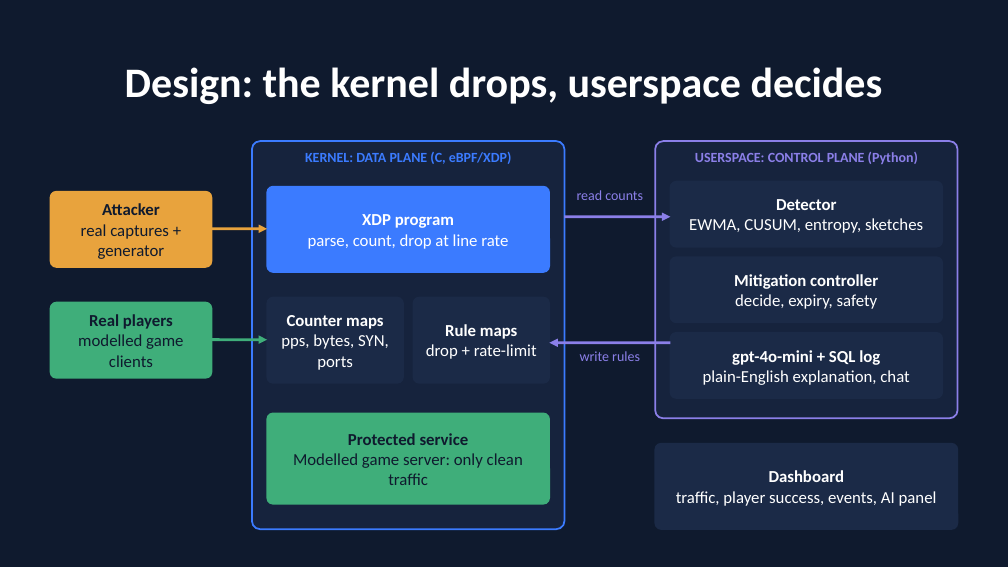
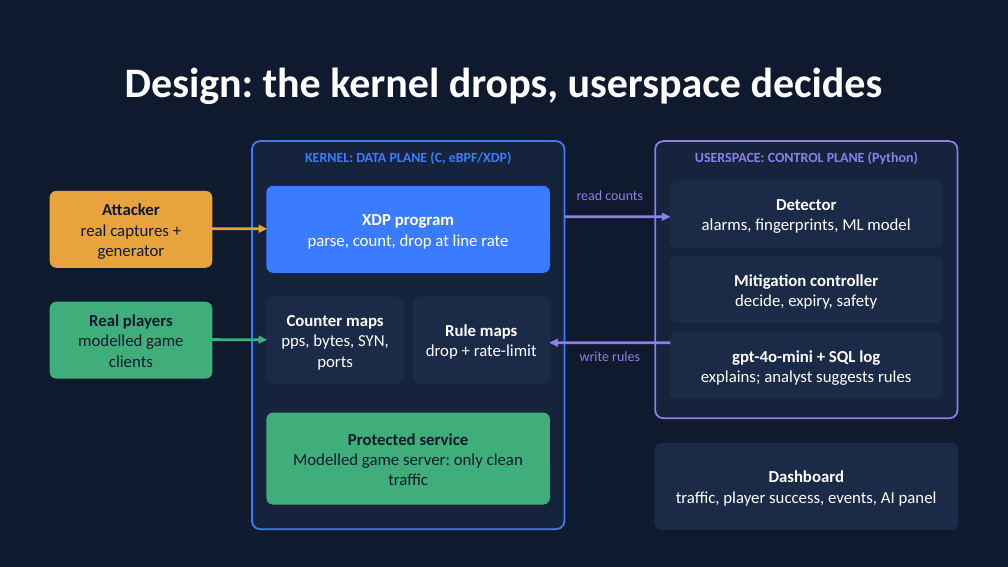
Before and after one commit to SushrithKbtech/shieldwall, a slide deck: slide 4 of docs/ShieldWall_presentation.pptx. Drawn at 1008x567 pixels with LibreOffice and Linux fonts; fonts in the diff are those of the drawing. Boxes give left, top, right and bottom in pixels: in the first picture for what was removed or moved away, otherwise in the second. Text is boxed around its words. In the diff, an @@ line names an element or a change of style, - is before the commit and + after.

Commit message:
Finish the three-tier cascade: SYN-ACK mitigation, ML on real captures, live analyst
- Kernel: count SYN-ACKs and match them in a rule (RULE_SYNACK); the controller rate-limits
  SYN-ACK reflection from unknown sources. ML-named attacks now map to the same rules as
  fingerprinted ones, so an attack the ML tier names is actually blocked.
- ML tier: features the live kernel path can provide (SYN-ACK share replaces destination-port
  entropy), shieldwall ml-train with real-capture scoring and a window cache, confidence-aware
  results; the shipped model learns from simulated traffic only (training on the development
  captures did worse on the held-out ones, both reported). Pinned to scikit-learn 1.7.2.
- Tier 3: packet sampler so the analyst runs under shieldwall live; analyst field guide, null-text
  parsing, heuristic prefers reflection evidence over blocking a public resolver;
  shieldwall analyst-eval (gpt-4o-mini vs heuristic).
- Results: held-out rerun (SYN-ACK now named and blocked), SYN-ACK capture through the real
  kernel, 200-trial metrics with and without the ML tier, analyst evaluation.
- Tests for the ML tier, cascade routing and analyst; CI runs them with and without the model.
- Dashboard, README, talk script, runbook and slides updated.

```diff
--- a/docs/ShieldWall_presentation.pptx
+++ b/docs/ShieldWall_presentation.pptx
@@ text at [702, 218, 910, 233]: text changed @@
-EWMA, CUSUM, entropy, sketches
+alarms, fingerprints, ML model
@@ text at [701, 370, 911, 385]: text changed @@
-plain-English explanation, chat
+explains; analyst suggests rules
```
Also in this commit, not shown: 4 other slides changed, 48 other files.
